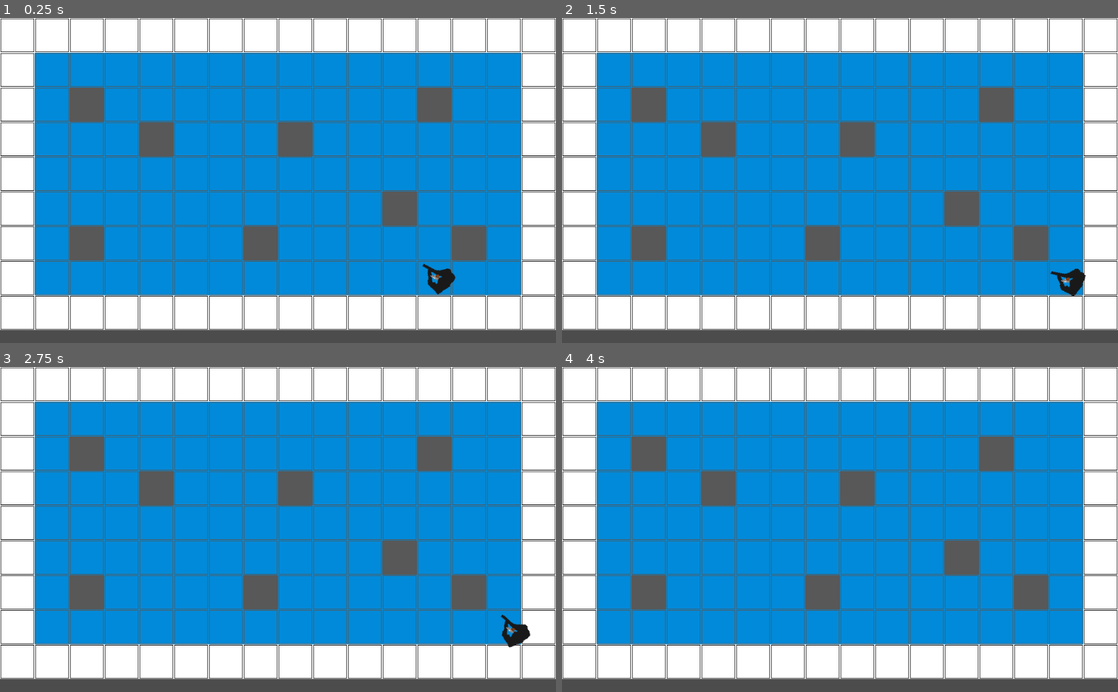
Above: before the commit, frames 1-4 (two rows, left to right).
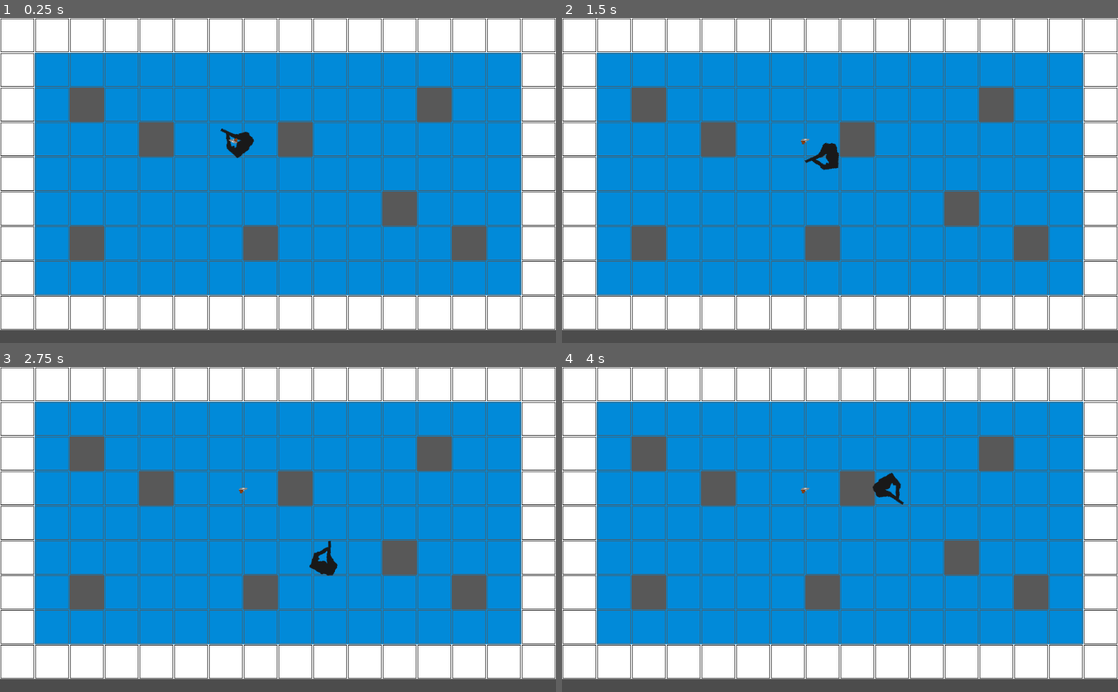
Above: after the commit, the same moments.

Repository: maskedmonkyman/OneInTheChamber
Game: Godot game, scene res://Scenes/test_level.tscn
Same seed, same stepped clock (60 frames per second), same inputs: the game is played once before the commit and once after it.
Inputs (mouse positions are in pixels of both pictures, inside the frame that each line leads up to):
- Up to frame 1 (0.25 s): no input
- Up to frame 2 (1.5 s): move the mouse to (962, 164) at 0.52 s; hold D (Player_Right) 0.53-1.28 s; click (962, 164) at 0.6 s; move the mouse to (728, 196) at 1.27 s; hold S (Player_Down) from 1.28 s (still down); click (728, 196) at 1.35 s
- Up to frame 3 (2.75 s): move the mouse to (333, 458) at 2.02 s; release S (Player_Down) at 2.03 s; hold D (Player_Right) from 2.03 s (still down); click (333, 458) at 2.1 s
- Up to frame 4 (4 s): move the mouse to (812, 594) at 2.77 s; release D (Player_Right) at 2.78 s; hold W (Player_Up) 2.78-3.53 s; click (812, 594) at 2.85 s; move the mouse to (1006, 578) at 3.52 s; hold A (Player_Left) from 3.53 s (still down); click (1006, 578) at 3.6 s

The runs differ from the first frame. In frame 1, 0.6% of the frame differs, in the area x 39-82%, y 33-86%; in frame 2, 0.6%; in frame 3, 0.6%; in frame 4, 0.3%.
Error before the commit: Invalid get index 'gunsOnLevel' (on base: 'TileMap'). (res://Scripts/PlayerScript.gd:16)

Commit message:
Added gun-dropping

Diff:
--- a/Scenes/test_level.tscn
+++ b/Scenes/test_level.tscn
@@ -1,12 +1,14 @@
-[gd_scene load_steps=3 format=2]
+[gd_scene load_steps=4 format=2]
 
 [ext_resource path="res://Assets/Sprites/test_tileset.tres" type="TileSet" id=1]
-[ext_resource path="res://Scenes/Player.tscn" type="PackedScene" id=2]
+[ext_resource path="res://Scenes/LevelScript.gd" type="Script" id=2]
+[ext_resource path="res://Scenes/Player.tscn" type="PackedScene" id=3]
 
 [node name="TileMap" type="TileMap"]
 tile_set = ExtResource( 1 )
 format = 1
 tile_data = PoolIntArray( 0, 2, 0, 1, 2, 0, 2, 2, 0, 3, 2, 0, 4, 2, 0, 5, 2, 0, 6, 2, 0, 7, 2, 0, 8, 2, 0, 9, 2, 0, 10, …(1833 unchanged characters)…
+script = ExtResource( 2 )
 
-[node name="PlayerBody" parent="." instance=ExtResource( 2 )]
+[node name="PlayerBody" parent="." instance=ExtResource( 3 )]
 position = Vector2( 432.003, 227.001 )
--- a/Scripts/PlayerScript.gd
+++ b/Scripts/PlayerScript.gd
@@ -22,7 +22,7 @@
 	pass
 
 func DropGun():
-	heldGun.playerDrop();
+	heldGun.PlayerDrop();
 	heldGun = null;
 	parent.gunsOnLevel -= 1;
 	if(parent.gunsOnLevel == 0):
@@ -58,6 +58,5 @@
 	if(heldGun != null):
 		if Input.is_action_just_pressed("Player_Fire"):
 			heldGun.Fire(global_rotation);
-			timer.set_wait_time(2)
-			timer.start()
+			DropGun();
 	#self.get_node("playerSprite").rotation = atan2(lookVec.y, lookVec.x)
--- a/Scripts/gunBase.gd
+++ b/Scripts/gunBase.gd
@@ -11,9 +11,19 @@
 	#get_parent().get_parent().add_child(self)
 	#print (get_parent())
 
+
 func PlayerDrop():
 	#do gunchuck here
-	queue_free()
+	var tileMap = self.find_parent("TileMap");
+	var oldPos = global_position
+	assert(tileMap)
+	#print(tileMap.get_children())
+	get_parent().remove_child(self)
+	tileMap.add_child(self);
+	global_position = oldPos
+	#self.set_owner(tileMap)
+
+	#queue_free()
 
 func Equip(gunOwner):
 	self.gunOwner = gunOwner
